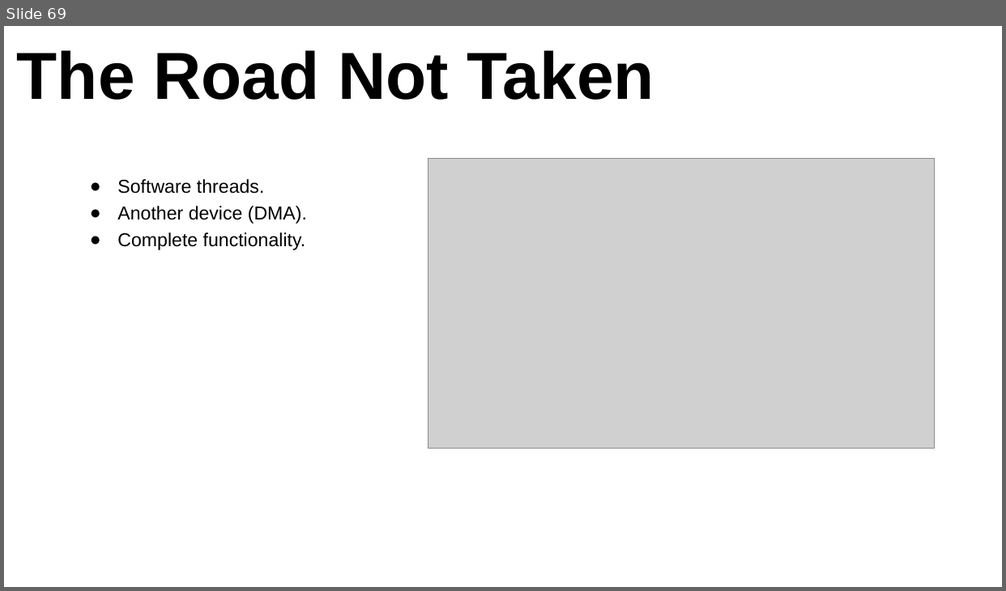
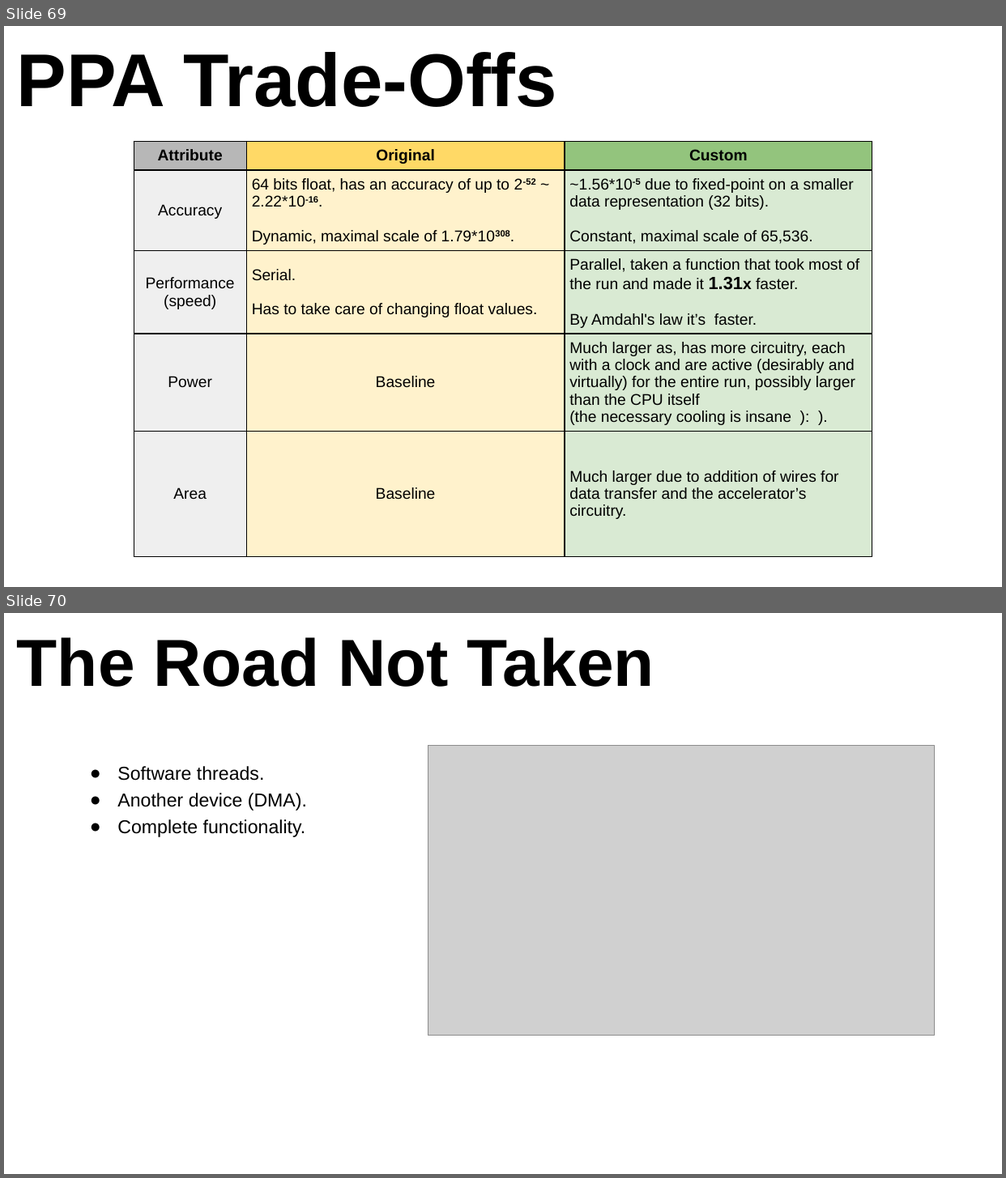
Before and after one commit to oridaniel09/nnproject, a slide deck: Final Presentation - NN Project.pptx. Shown one above the other, each under a label of ours: slide 69 before the commit, slides 69 and 70 after it. The pictures are 1006x591 and 1006x1178 pixels, drawn with LibreOffice and Linux fonts; fonts in the diff are those of the drawing; grey boxes stand for pictures. Boxes give left, top, right and bottom in pixels: in the first picture for what was removed or moved away, otherwise in the second. Text is boxed around its words. In the diff, an @@ line names an element or a change of style, - is before the commit and + after.

```diff
--- a/Final Presentation - NN Project.pptx
+++ b/Final Presentation - NN Project.pptx
@@ slide 69 added at bbox=[4, 26, 1002, 587], background #FFFFFF @@
@@ title added at bbox=[17, 52, 557, 107], 72 pt, text #000000, bold @@
+PPA Trade-Offs
@@ table added at bbox=[134, 141, 872, 523], 5 rows, 3 columns @@
+Attribute | Original | Custom
+Accuracy | 64 bits float, has an accuracy of up to 2-52 ~ 2.22*10-16. / Dynamic, maximal scale of 1.79*10308. | ~1.56*10-5 due to fixed-point on a smaller data representation (32 bits). / Constant, maximal scale of 65,536.
+Performance / (speed) | Serial. / Has to take care of changing float values. | Parallel, taken a function that took most of the run and made it 1.31x faster. / By Amdahl's law it’s faster.
+Power | Baseline | Much larger as, has more circuitry, each with a clock and are active (desirably and virtually) for the entire run, possibly larger than the CPU itself / (the necessary cooling is insane ): ).
+Area | Baseline | Much larger due to addition of wires for data transfer and the accelerator’s circuitry.
@@ what was slide 69 is now slide 70 @@
```
Also in this commit, not shown: 12 slides changed.
